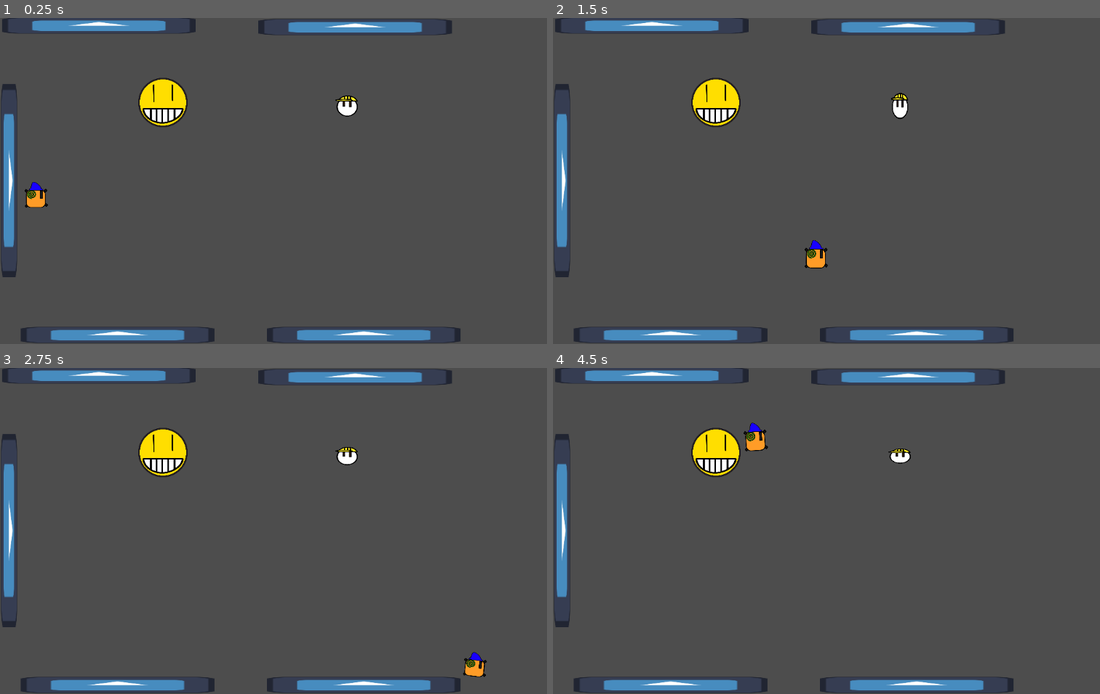
Above: before the commit, frames 1-4 (two rows, left to right).
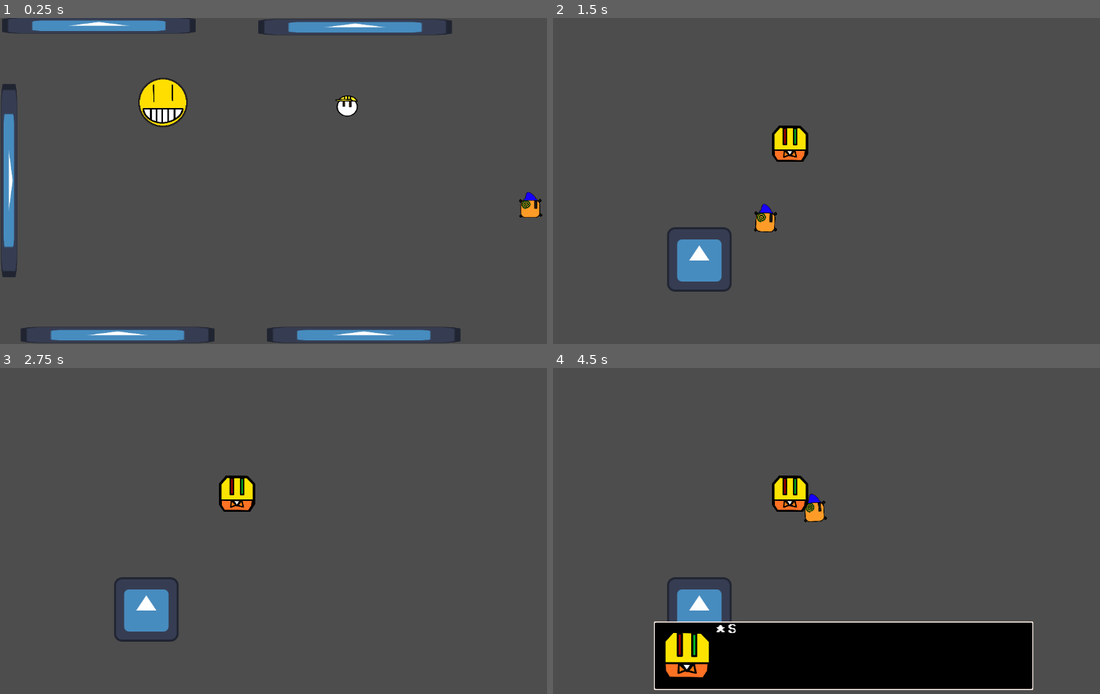
Above: after the commit, the same moments.

Repository: DeadPlant09/Godot-Dialogue-system
Game: Godot game, scene res://Scene's/Area's/Room 1.tscn
The game is run twice, just before and just after one commit, with the same random seed, the same clock (stepped at 60 frames per second) and the same inputs. The engine's default icon, where the game draws it, is replaced by a stand-in: a white triangle on a blue panel in a dark square.
Inputs:
- Up to frame 1 (0.25 s): no input
- Up to frame 2 (1.5 s): hold Right (Right) 0.53-1.28 s; hold E (Continue) 0.53-1.28 s; hold Down (Down) from 1.28 s (still down); tap E (Continue) at 1.35 s
- Up to frame 3 (2.75 s): release Down (Down) at 2.03 s; hold Right (Right) from 2.03 s (still down); hold E (Continue) from 2.03 s (still down)
- Up to frame 4 (4.5 s): release Right (Right) at 2.78 s; release E (Continue) at 2.78 s; hold Up (Up) 2.78-3.53 s; tap E (Continue) at 2.85, 4.35 s; hold E (Continue) 3.53-4.28 s; hold Left (Left) from 3.53 s (still down)

The runs differ from the first frame. In frame 1, 0.5% of the frame differs, in the area x 4-100%, y 50-62%; in frame 2, 9.1%; in frame 3, 8.8%; in frame 4, 22%, in the area x 0-88%, y 0-100%.

Commit message:
fix files
files got deleted for some reason, at least it gave me a reason to try out verion control. Now i know its a life saver!

Diff:
--- a/Scene's/Area's/Room 1.tscn
+++ b/Scene's/Area's/Room 1.tscn
@@ -100,7 +100,7 @@
 scale = Vector2(3, 0.25)
 
 [node name="Dezzy" parent="." instance=ExtResource("2_uh20n")]
-position = Vector2(73, 354)
+position = Vector2(1053, 374)
 
 [node name="smillingEmoji (interactable)" type="Sprite2D" parent="."]
 position = Vector2(323, 168)
